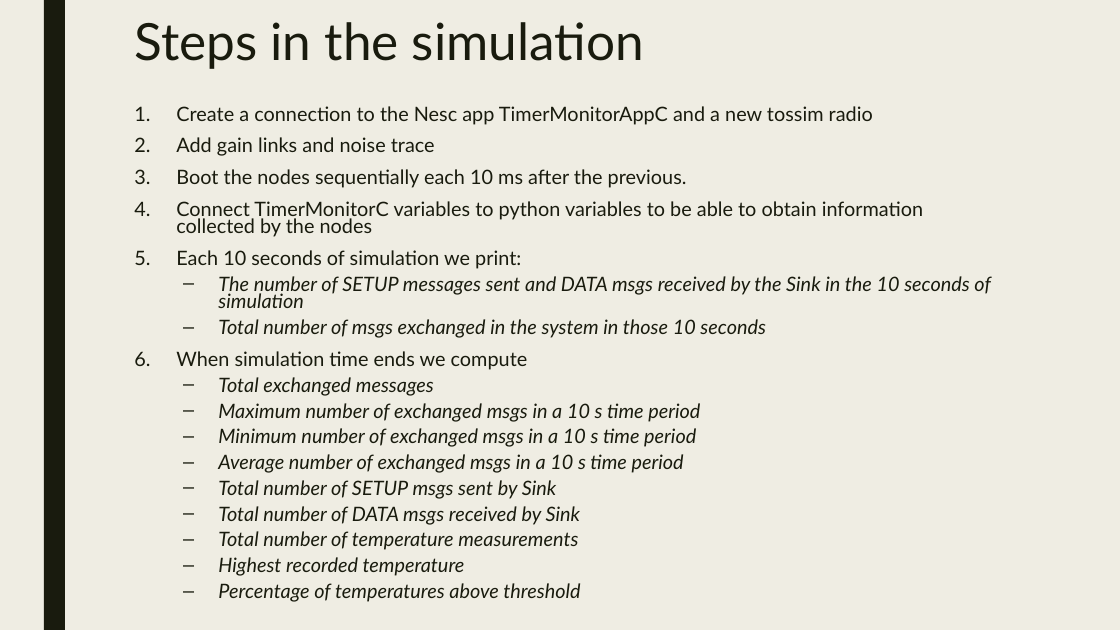
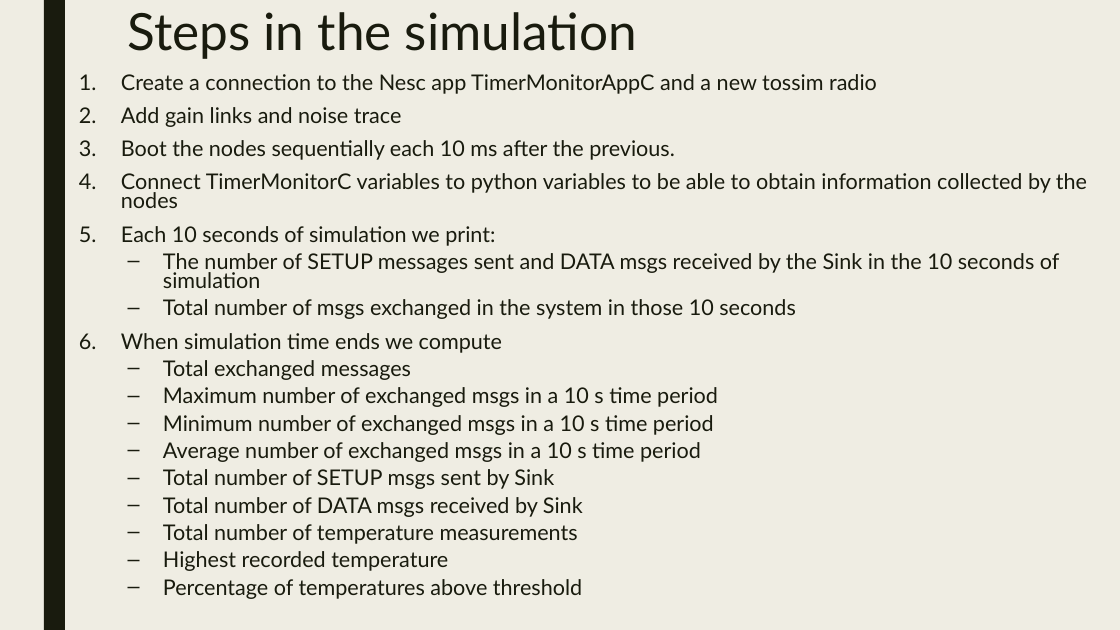
Before and after one commit to malonsocortes/Middleware_Final_Projects, a slide deck: slide 22 of Presentations/TemperatureProj.pptx. Drawn at 1120x630 pixels with LibreOffice and Linux fonts; fonts in the diff are those of the drawing. Boxes give left, top, right and bottom in pixels: in the first picture for what was removed or moved away, otherwise in the second. Text is boxed around its words. In the diff, an @@ line names an element or a change of style, - is before the commit and + after.

Commit message:
Final touches in presentation of Temperature Project

```diff
--- a/Presentations/TemperatureProj.pptx
+++ b/Presentations/TemperatureProj.pptx
@@ title "Steps in the simulation": place and size @@
-title "Steps in the simulation" at <box>134,22,644,69</box>
+title "Steps in the simulation" at <box>127,12,637,59</box>
@@ text "Create a connection to the ...": place and size @@
-text "Create a connection to the ..." at <box>176,106,990,602</box>
+text "Create a connection to the ..." at <box>121,74,1087,599</box>
@@ text "Create a connection to the ..." at <box>121,74,1087,599</box>: size 17 to 18.5 pt; italic off in "The number of SETUP messages sent and ...", "Total number of msgs exchanged in the ...", "Total exchanged messages", "Maximum number of exchanged msgs in a ..." and 7 more places @@
```
Also in this commit, not shown: 13 other slides changed.
